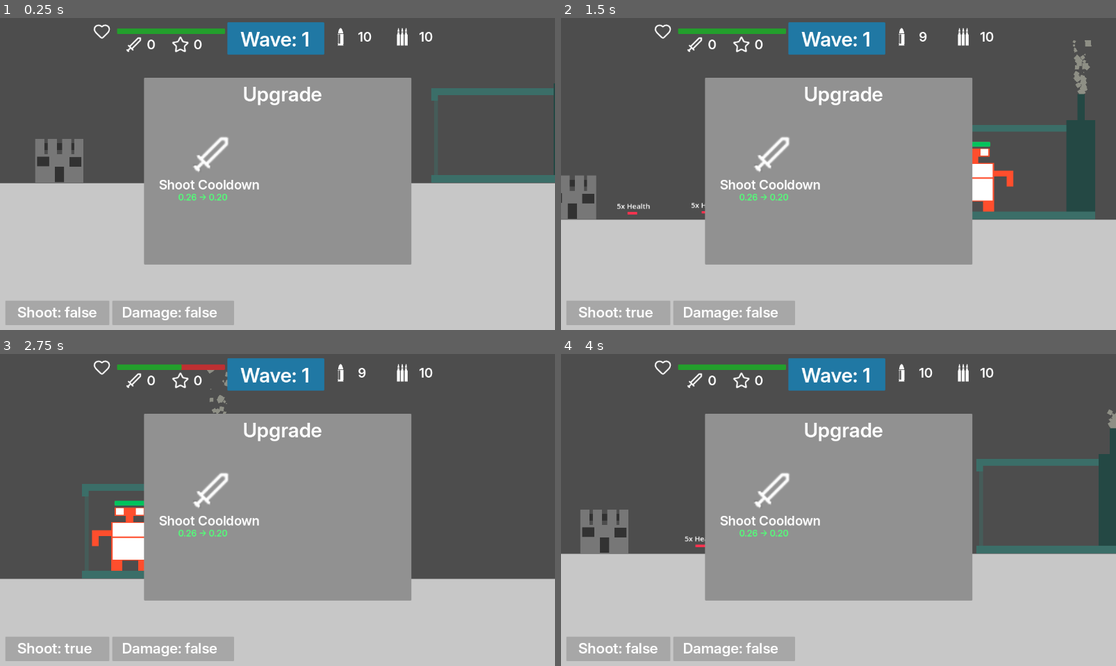
Above: before the commit, frames 1-4 (two rows, left to right).
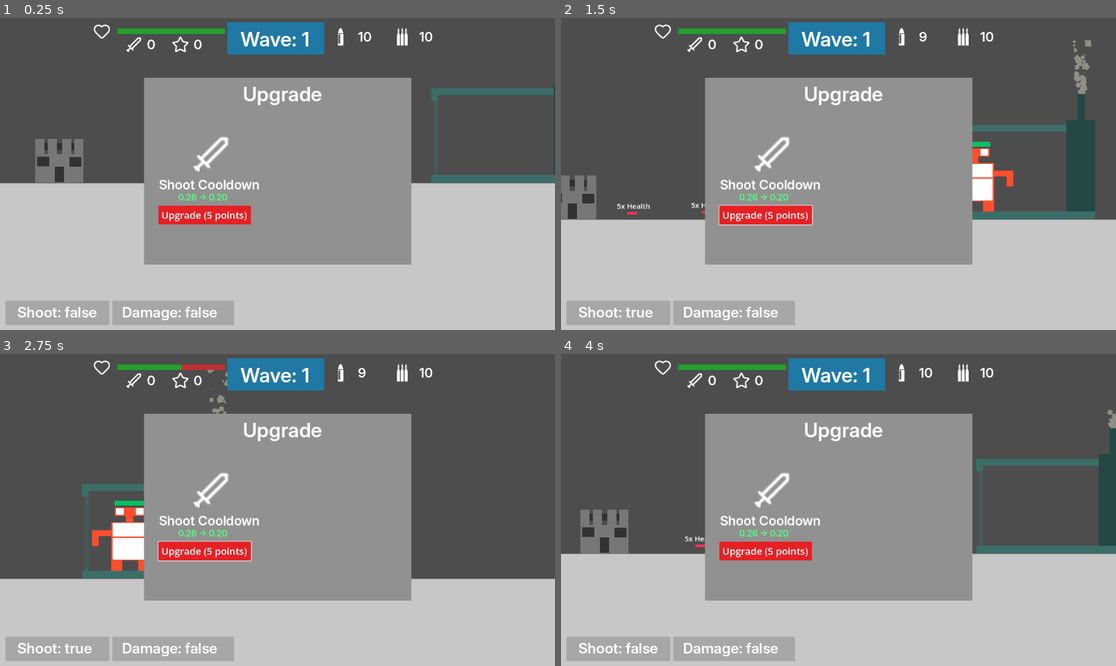
Above: after the commit, the same moments.

Repository: matt-2-dev/demo
Game: Godot game, scene res://scenes/level0.tscn
Same seed, same stepped clock (60 frames per second), same inputs: the game is played once before the commit and once after it.
Inputs (mouse positions are in pixels of both pictures, inside the frame that each line leads up to):
- Up to frame 1 (0.25 s): no input
- Up to frame 2 (1.5 s): click (766, 214) at 0.52 s; tap Enter (ui_accept) at 1.25 s; move the mouse to (960, 158) at 1.27 s; hold Right (ui_right) from 1.28 s (still down)
- Up to frame 3 (2.75 s): keep holding Right (ui_right); tap Enter (ui_accept) at 1.52, 2.27 s; move the mouse to (166, 525) at 2.02 s
- Up to frame 4 (4 s): move the mouse to (894, 441) at 2.77 s; release Right (ui_right) at 2.78 s; hold Left (ui_left) 2.78-3.53 s; move the mouse to (810, 572) at 3.52 s; hold Right (ui_right) from 3.53 s (still down); tap Enter (ui_accept) at 3.77 s

The runs differ from the first frame. In frame 1, 1.0% of the frame differs, in the area x 28-46%, y 60-67%; in frame 2, 1.1%, in the area x 28-46%, y 59-67%; in frame 3, 1.1%; in frame 4, 1.0%.

Commit message:
upgrade ui start
finally

Diff:
--- a/project.godot
+++ b/project.godot
@@ -48,6 +48,11 @@
 "events": [Object(InputEventKey,"resource_local_to_scene":false,"resource_name":"","device":-1,"window_id":0,"alt_press …(192 unchanged characters)…
 ]
 }
+ui_upgrade={
+"deadzone": 0.2,
+"events": [Object(InputEventKey,"resource_local_to_scene":false,"resource_name":"","device":-1,"window_id":0,"alt_pressed":false,"shift_pressed":false,"ctrl_pressed":false,"meta_pressed":false,"pressed":false,"keycode":0,"physical_keycode":85,"key_label":0,"unicode":117,"location":0,"echo":false,"script":null)
+]
+}
 
 [physics]
 
--- a/scenes/level0.tscn
+++ b/scenes/level0.tscn
@@ -15,6 +15,7 @@
 [ext_resource type="Texture2D" uid="uid://derusnnqkxsuy" path="res://icons/ui/ammo-icon.png" id="13_pnrra"]
 [ext_resource type="Texture2D" uid="uid://yguy5bgwd44m" path="res://icons/ui/reserve-ammo-icon.png" id="14_yoi1k"]
 [ext_resource type="Texture2D" uid="uid://bf8qboepdyn8v" path="res://icons/ui/upgrade_holder.png" id="15_pnrra"]
+[ext_resource type="Script" uid="uid://ddag7ggl3krly" path="res://scripts/upgrade.gd" id="15_yoi1k"]
 
 [sub_resource type="RectangleShape2D" id="RectangleShape2D_evtob"]
 size = Vector2(3079, 647)
@@ -61,6 +62,17 @@
 font = ExtResource("5_tcqsn")
 font_size = 18
 font_color = Color(0.3254902, 1, 0.4745098, 1)
+
+[sub_resource type="StyleBoxFlat" id="StyleBoxFlat_5xwn4"]
+bg_color = Color(0.9019608, 0.1254902, 0.13725491, 1)
+corner_radius_top_left = 2
+corner_radius_top_right = 2
+corner_radius_bottom_right = 2
+corner_radius_bottom_left = 2
+corner_detail = 2
+
+[sub_resource type="LabelSettings" id="LabelSettings_r2ue6"]
+font_size = 20
 
 [node name="Node2D" type="Node2D" unique_id=1893233345 node_paths=PackedStringArray("health_bar", "points_label", "mag_label", "reserve_ammo_label", "debug_shoot_label", "debug_damage_label", "player")]
 script = ExtResource("1_gklfi")
@@ -79,7 +91,7 @@
 position = Vector2(561.5, 817.5)
 shape = SubResource("RectangleShape2D_evtob")
 
-[node name="CharacterBody2D" parent="." unique_id=987319902  …(109 unchanged characters)… damage_debug_label", "shoot_debug_label") instance=ExtResource("1_4exd7")]
+[node name="CharacterBody2D" parent="." unique_id=987319902  …(109 unchanged characters)… damage_debug_label", "shoot_debug_label", "upgrade_ui", "shoot_cooldown_button", "shoot_cooldown_label") instance=ExtResource("1_4exd7")]
 top_level = true
 position = Vector2(729, 472)
 health_bar = NodePath("../GameUI/health-bar")
@@ -89,6 +101,9 @@
 reserve_ammo_label = NodePath("../GameUI/reserve-ammo-label")
 damage_debug_label = NodePath("../DebugUI/damage-label-holder/damage-label")
 shoot_debug_label = NodePath("../DebugUI/shoot-label-holder/shoot-label")
+upgrade_ui = NodePath("../UpgradeUI")
+shoot_cooldown_button = NodePath("../UpgradeUI/upgrade-button")
+shoot_cooldown_label = NodePath("../UpgradeUI/shoot-cooldown-text2")
 
 [node name="Camera2D" type="Camera2D" parent="CharacterBody2D" unique_id=66485005]
 position = Vector2(4, 0)
@@ -262,7 +277,10 @@
 text = "10"
 label_settings = SubResource("LabelSettings_3i82n")
 
-[node name="UpgradeUI" type="CanvasLayer" parent="." unique_id=1804754877]
+[node name="UpgradeUI" type="CanvasLayer" parent="." unique_id=1804754877 node_paths=PackedStringArray("shoot_cooldown_button", "shoot_cooldown_stat")]
+script = ExtResource("15_yoi1k")
+shoot_cooldown_button = NodePath("upgrade-button")
+shoot_cooldown_stat = NodePath("shoot-cooldown-text2")
 
 [node name="frame-holder" type="TextureRect" parent="UpgradeUI" unique_id=1492905774]
 offset_left = 299.0
@@ -271,7 +289,7 @@
 offset_bottom = 512.0
 texture = ExtResource("15_pnrra")
 
-[node name="Label" type="Label" parent="UpgradeUI" unique_id=1313684244]
+[node name="upgrade-text-holder" type="Label" parent="UpgradeUI" unique_id=1313684244]
 offset_left = 504.0
 offset_top = 133.0
 offset_right = 669.0
@@ -279,14 +297,14 @@
 text = "Upgrade"
 label_settings = SubResource("LabelSettings_pnrra")
 
-[node name="TextureRect" type="TextureRect" parent="UpgradeUI" unique_id=817957522]
+[node name="shoot-cooldown-image" type="TextureRect" parent="UpgradeUI" unique_id=817957522]
 offset_left = 394.0
 offset_top = 240.0
 offset_right = 481.0
 offset_bottom = 327.0
 texture = ExtResource("11_6hrqr")
 
-[node name="Label2" type="Label" parent="UpgradeUI" unique_id=1033443248]
+[node name="shoot-cooldown-text" type="Label" parent="UpgradeUI" unique_id=1033443248]
 offset_left = 330.0
 offset_top = 329.0
 offset_right = 539.0
@@ -294,7 +312,7 @@
 text = "Shoot Cooldown"
 label_settings = SubResource("LabelSettings_yoi1k")
 
-[node name="Label3" type="Label" parent="UpgradeUI" unique_id=920646906]
+[node name="upgrade-text" type="Label" parent="UpgradeUI" unique_id=920646906]
 offset_left = 370.0
 offset_top = 361.0
 offset_right = 493.0
@@ -302,3 +320,20 @@
 theme_override_colors/font_color = Color(1, 0.20784314, 1, 1)
 text = "0.26 -> 0.20"
 label_settings = SubResource("LabelSettings_3mf5k")
+
+[node name="upgrade-button" type="Button" parent="UpgradeUI" unique_id=954542806]
+offset_left = 329.0
+offset_top = 390.0
+offset_right = 521.0
+offset_bottom = 429.0
+theme_override_styles/normal = SubResource("StyleBoxFlat_5xwn4")
+
+[node name="shoot-cooldown-text2" type="Label" parent="UpgradeUI" unique_id=1629261241]
+offset_left = 335.0
+offset_top = 395.0
+offset_right = 516.0
+offset_bottom = 423.0
+text = "Upgrade (5 points)"
+label_settings = SubResource("LabelSettings_r2ue6")
+
+[connection signal="pressed" from="UpgradeUI/upgrade-button" to="UpgradeUI" method="_upgrade_shoot_cooldown"]
--- a/scripts/player.gd
+++ b/scripts/player.gd
@@ -21,7 +21,11 @@
 @export var points = 0
 @export var reserve_ammo = 10
 @export var health = 5
-
+# Upgrade UI
+@export var upgrade_ui: CanvasLayer
+@export var shoot_cooldown_button: Button
+@export var shoot_cooldown_label: Label
+# other
 @export var bullet_scene: PackedScene
 @export var player: Node
 @export var bullet_spawn: Marker2D
@@ -55,6 +59,9 @@
 		if player.reserve_ammo > 0 and player.ammo < 10:
 			print("reloading")
 			reload()
+	# UPGRADE UI
+	if Input.is_action_just_pressed("ui_upgrade"):
+		upgrade_ui.visible = !upgrade_ui.visible
 func reload():
 	var mag_limit = 10
 	var needed = mag_limit - ammo
--- /dev/null
+++ b/scripts/upgrade.gd
@@ -0,0 +1,22 @@
+extends CanvasLayer
+
+@export var shoot_cooldown_button: Button
+@export var shoot_cooldown_stat: Label
+var player
+# player stats
+var ammo
+var reserve_ammo
+var points
+var health
+
+func _ready():
+	player = get_node("../CharacterBody2D")
+	ammo = player.ammo
+	reserve_ammo = player.reserve_ammo
+	points = player.points
+	health = player.health
+
+
+# upgrade shoot cooldown button
+func _upgrade_shoot_cooldown() -> void:
+	pass # upgrade logic here beta
Not shown, added: scripts/upgrade.gd.uid
